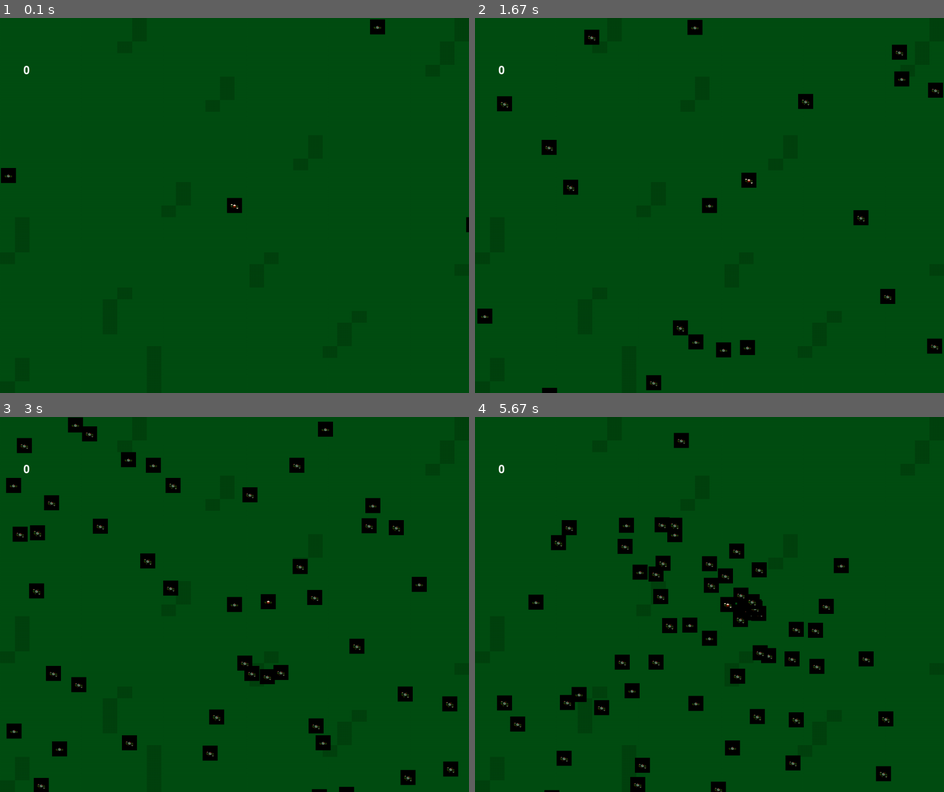
Above: before the commit, frames 1-4 (two rows, left to right).
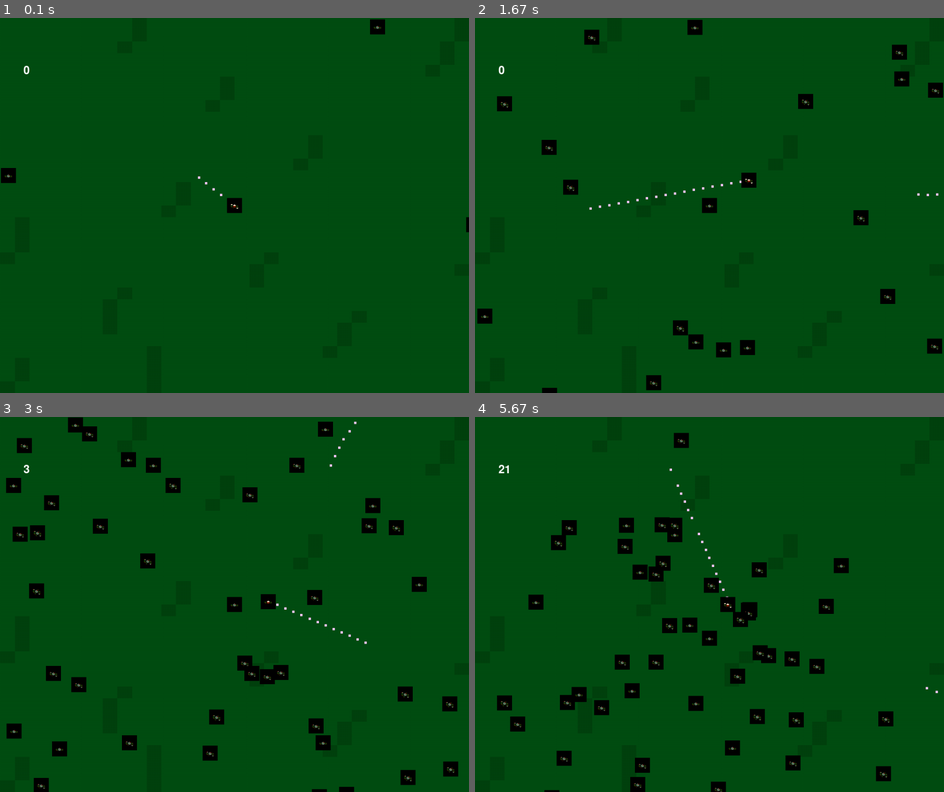
Above: after the commit, the same moments.

Repository: NotMrW/pygamesixtynine
Game: pygame game, started from main.py
The game is run twice, just before and just after one commit, with the same random seed, the same clock (stepped at 60 frames per second) and the same inputs.
Inputs (mouse positions are in pixels of both pictures, inside the frame that each line leads up to):
- Up to frame 1 (0.1 s): no input
- Up to frame 2 (1.67 s): hold A 0.33-0.8 s; hold Right 0.33-0.8 s; move the mouse to (690, 220) at 0.37 s; hold Right 0.83-1.3 s; move the mouse to (859, 194) at 0.87 s; hold Up 1.33-1.63 s; move the mouse to (596, 209) at 1.37 s
- Up to frame 3 (3 s): hold Right 1.67-2.13 s; move the mouse to (89, 548) at 1.7 s; hold Left 2.17-2.7 s; move the mouse to (304, 473) at 2.2 s; hold Down from 2.73 s (still down); move the mouse to (290, 638) at 2.77 s
- Up to frame 4 (5.67 s): release Down at 3.03 s; tap A at 3.07 s; hold Left 3.4-3.8 s; move the mouse to (540, 593) at 3.43 s; hold Up 3.83-4.2 s; move the mouse to (714, 645) at 3.87 s; hold Right 4.23-4.87 s; move the mouse to (695, 540) at 4.27 s; hold Down 4.9-5.27 s; move the mouse to (831, 664) at 4.93 s; hold Left from 5.3 s (still down); move the mouse to (634, 480) at 5.33 s

The runs differ from the first frame. In frame 1, less than 0.1% of the frame differs, in the area x 42-48%, y 42-48%; in frame 2, less than 0.1%; in frame 3, 0.5%; in frame 4, 1.3%, in the area x 5-99%, y 12-74%.

Commit message:
Co-authored-by: GABRIEL CRUZ <357179@eriesd.org> Co-authored-by: BRAIDEN MCCLAIN <461616@eriesd.org>

Diff:
--- a/main.py
+++ b/main.py
@@ -1,6 +1,7 @@
 #import modules
 import random
 import pygame
+from pygame import mixer
 
 #import classes from other files
 from settings import Settings
@@ -14,21 +15,33 @@
     frame_count = 0
     def __init__(self):
         """Initialize da Gaem"""
+        mixer.init()
+        mixer.music.load("")
+        mixer.music.set_volume(0.7)
+        mixer.music.play()
         self.settings = Settings() #initialize settings
         self.clock = pygame.time.Clock() #get a clock going
         self.screen = pygame.display.set_mode((self.settings.screen_WIDTH, self.settings.screen_HEIGHT)) #set the screen up
         self.rect = self.screen.get_rect() #get that rect
         pygame.display.set_caption("Try me") #name game window
 
+        self.score = 0
+        pygame.font.init()
+        self.font = pygame.font.Font(None, 36) #get a font for the score
+        self.score_surface = self.font.render(str(self.score), True, (255, 255, 255)) #render the score as a surface
+
         self.player = Player(self) #initialize player
 
         self.bullets = pygame.sprite.Group() #stuff the bulltes in one, plural group
         self.enemies = pygame.sprite.Group() #Get the little shits into a plural group
-        self.enemy_number = 0
+        self.enemy_number = len(self.enemies)
+        self.dead_enemy_number = self.score
+        self.enemies_spawned = 0
 
         self.wave_number = 1
         self.spawn_counter = 0
         self.level_threshold = self.wave_number * 100
+
 
         self.score = 0
         pygame.font.init()
@@ -81,9 +94,9 @@
             if killenemy_collisions:
                 self.score += 1
                 self.score_surface = self.font.render(str(self.score), True, (255, 255, 255))
-                self.enemy_number -=1
+                self.dead_enemy_number = self.score
 
-            """bullet = Bullet(self) #stuff the bullet into a variable
+            bullet = Bullet(self) #stuff the bullet into a variable
             self.bullets.add(bullet) #stuff the bullet variable into a plural list
             for bullet in self.bullets: #check dem bullets
                 if bullet.rect.left > self.settings.screen_WIDTH or bullet.rect.right < 0: #kill the bullets if they go off-screen
@@ -91,7 +104,7 @@
                 if bullet.rect.top > self.settings.screen_HEIGHT or bullet.rect.bottom < 0: #kill the bullets if they go off-screen, twice
                     bullet.kill() #KILL THEM ALL
                 bullet.draw(self) #Draw moar bullet
-                bullet.update() #Updates them there bullets"""
+                bullet.update() #Updates them there bullets
 
             enemy = Enemy(self) #just stuff the enemies into a single variable, this is beyond explaination
 
@@ -99,18 +112,23 @@
 
             self.player.update()
             self.player.draw(self) #draw the player
-            if random.random() >.8 and self.enemy_number < self.level_threshold: #Oh, we have GAMBLING?! RANDOMIZATION?!
+            if random.random() >.8 and self.enemies_spawned < self.level_threshold: #Oh, we have GAMBLING?! RANDOMIZATION?!
                 self.enemies.add(enemy) #spawn the cannon fodder
-                self.enemy_number +=1
+                self.enemies_spawned += 1
             for enemy in self.enemies: #Gotta check the WHOLE DAMN LIST OF ENEMIES
                 #if random.random() < self.settings.ENEMY_FLASH_RATE: #Hmm...
                 enemy.draw(self) #OH, that makes more sense in terms of "flash_rate"
                 enemy.update(self.player) #draw those little shits
             pygame.display.flip() #flippity flip; We actually don't know what this does #Google what it does instead of writing a useless comment.
-
+            self.enemy_number = len(self.enemies)
+            if self.score == self.level_threshold:
+                self.wave_number += 1
+                self.enemies_spawned = 0
+                self.level_threshold = self.wave_number*100
             self.clock.tick(self.settings.FPS) #initalizes frame rate
             self.frame_count += 1
-            print(self.enemy_number)
+            print(self.dead_enemy_number, self.enemy_number, self.enemies_spawned, self.wave_number)
+
 
 game = Game() #Define gaem as Gaem
 game.run() #Run dat shit
--- a/sprites/spritenotes.txt
+++ b/sprites/spritenotes.txt
@@ -2,3 +2,5 @@
 radiobig and machete is 48x48px
 everything else is 32x32px im pretty sure
 otherwise idk figure it out programmer nerds
+
+how bout no?
